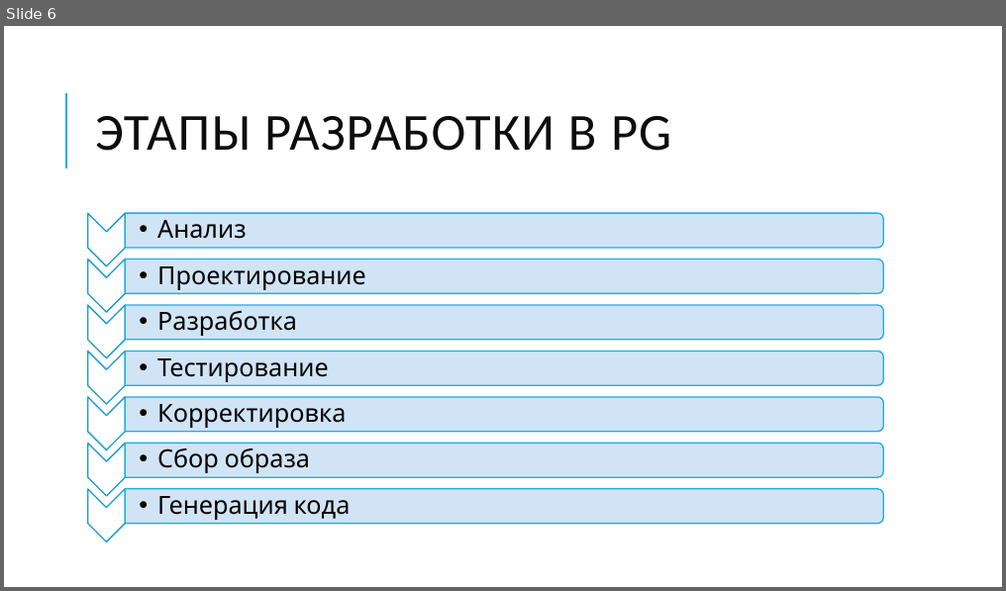
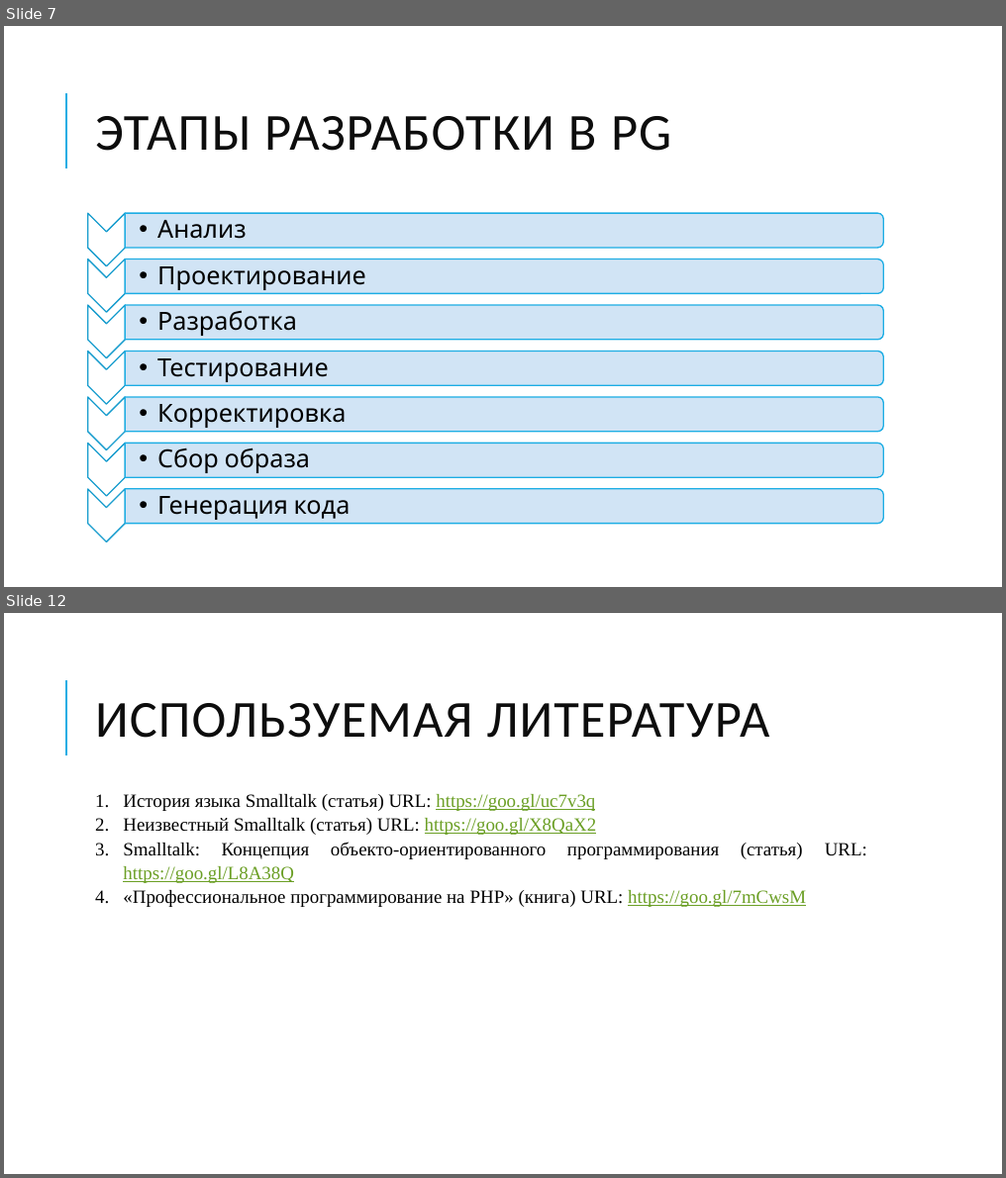
Before and after one commit to pmswga/PCM, a slide deck: other/PGenerator.pptx. Shown one above the other, each under a label of ours: slide 6 before the commit, slides 7 and 12 after it; the slides between them are not shown. The pictures are 1006x591 and 1006x1178 pixels, drawn with LibreOffice and Linux fonts; fonts in the diff are those of the drawing. Boxes give left, top, right and bottom in pixels: in the first picture for what was removed or moved away, otherwise in the second. Text is boxed around its words. In the diff, an @@ line names an element or a change of style, - is before the commit and + after.

```diff
--- a/other/PGenerator.pptx
+++ b/other/PGenerator.pptx
@@ slide 12 added at box(4, 613, 1002, 1174), background #FFFFFF; not listed: 1 template element that a slide beside it also shows @@
@@ title added at box(95, 703, 770, 738), 50 pt, text #0D0D0D @@
+ИСПОЛЬЗУЕМАЯ ЛИТЕРАТУРА
@@ text added at box(123, 794, 867, 907), 18 pt, text #000000 @@
+1. История языка Smalltalk (статья) URL: https://goo.gl/uc7v3q
+2. Неизвестный Smalltalk (статья) URL: https://goo.gl/X8QaX2
+3. Smalltalk: Концепция объекто-ориентированного программирования (статья) URL: https://goo.gl/L8A38Q
+4. «Профессиональное программирование на PHP» (книга) URL: https://goo.gl/7mCwsM
@@ what was slide 6 is now slide 7 @@
```
Also in this commit, not shown: 5 slides changed, 2 other slides added, 12 other files.
